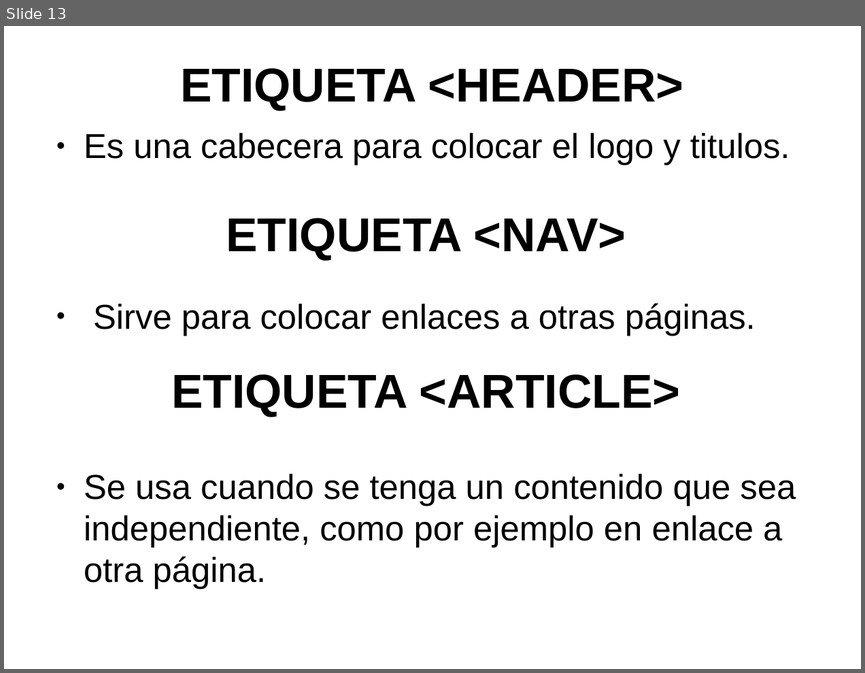
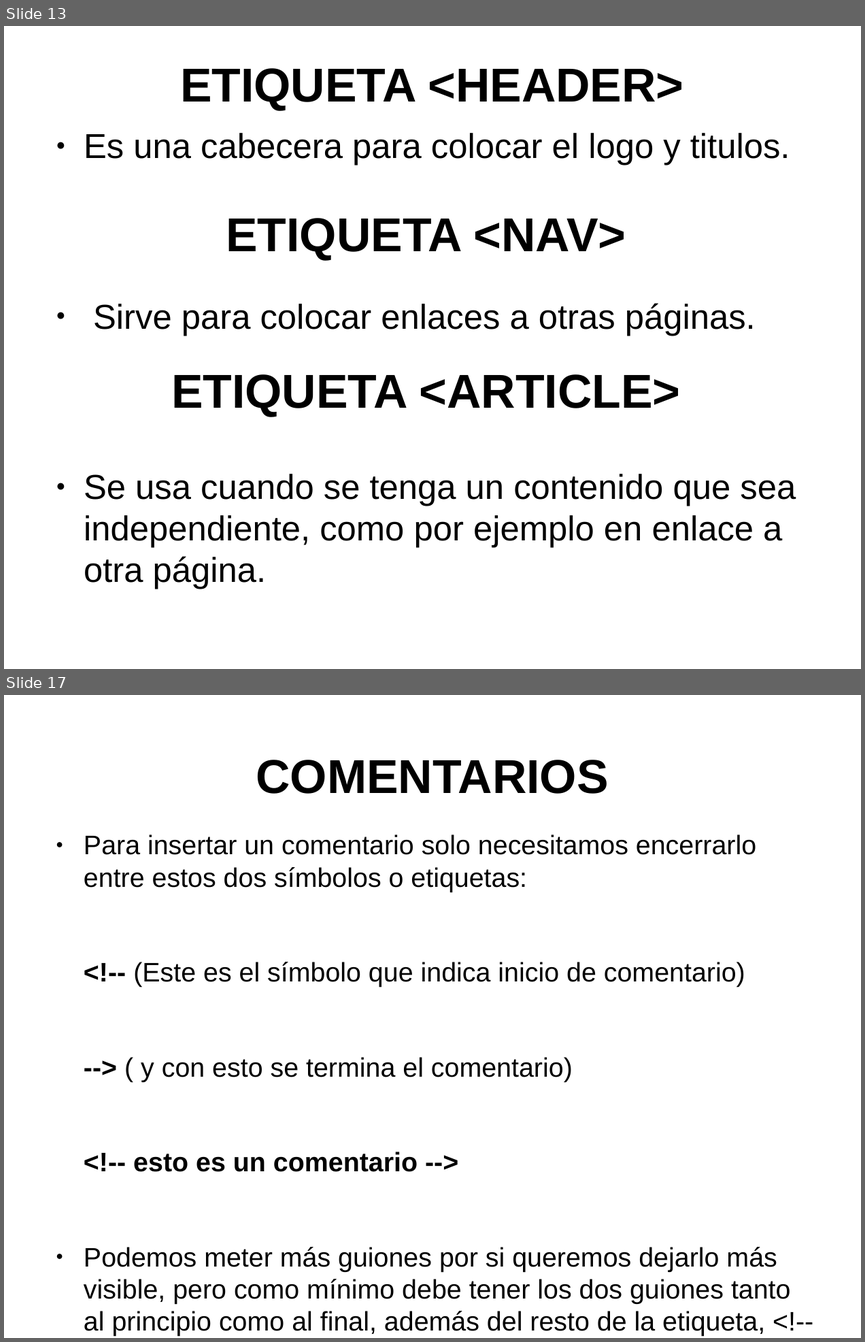
Before and after one commit to toblerone554/CampusInfantil2016, a slide deck: Veteranos/html/PresentaciónHTML.odp. Shown one above the other, each under a label of ours: slide 13 before the commit, slides 13 and 17 after it; the slides between them are not shown. The pictures are 865x673 and 865x1342 pixels, drawn with LibreOffice and Linux fonts; fonts in the diff are those of the drawing. Boxes give left, top, right and bottom in pixels: in the first picture for what was removed or moved away, otherwise in the second. Text is boxed around its words. In the diff, an @@ line names an element or a change of style, - is before the commit and + after.

```diff
--- a/Veteranos/html/PresentaciónHTML.odp
+++ b/Veteranos/html/PresentaciónHTML.odp
@@ slide 17 added at [4,695,861,1338], background #FFFFFF @@
@@ title added at [256,760,608,794], 44 pt, text #000000, bold @@
+COMENTARIOS
@@ text added at [84,834,791,1336], 24.8 pt, text #000000 @@
+● Para insertar un comentario solo necesitamos encerrarlo entre estos dos símbolos o etiquetas:
+<!-- (Este es el símbolo que indica inicio de comentario)
+--> ( y con esto se termina el comentario)
+<!-- esto es un comentario -->
+● Podemos meter más guiones por si queremos dejarlo más visible, pero como mínimo debe tener los dos guiones tanto al principio como al final, además del resto de la etiqueta, <!-- y -->.
```
Also in this commit, not shown: 1 slide changed, 3 other slides added, 3 slides removed, 2 other files.
